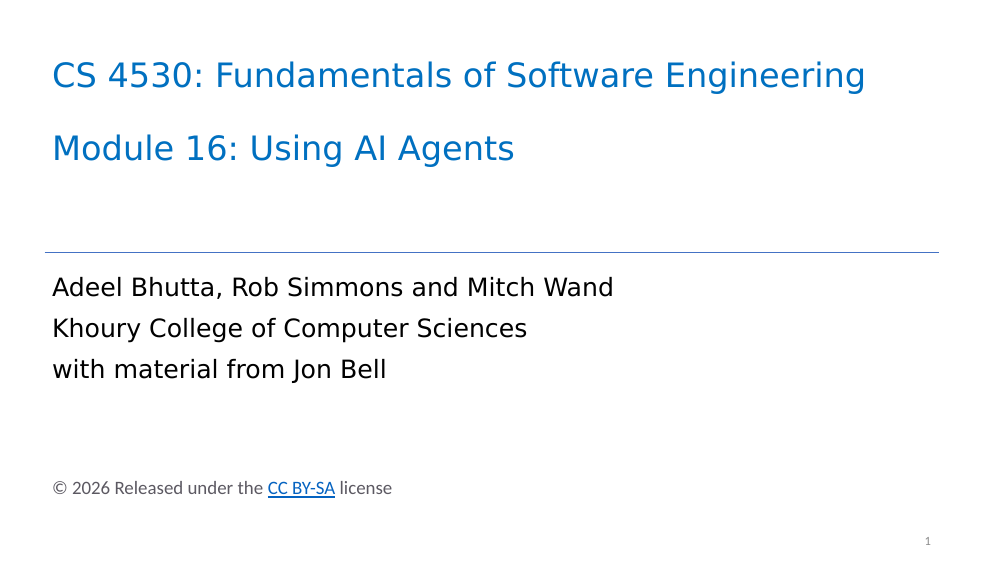
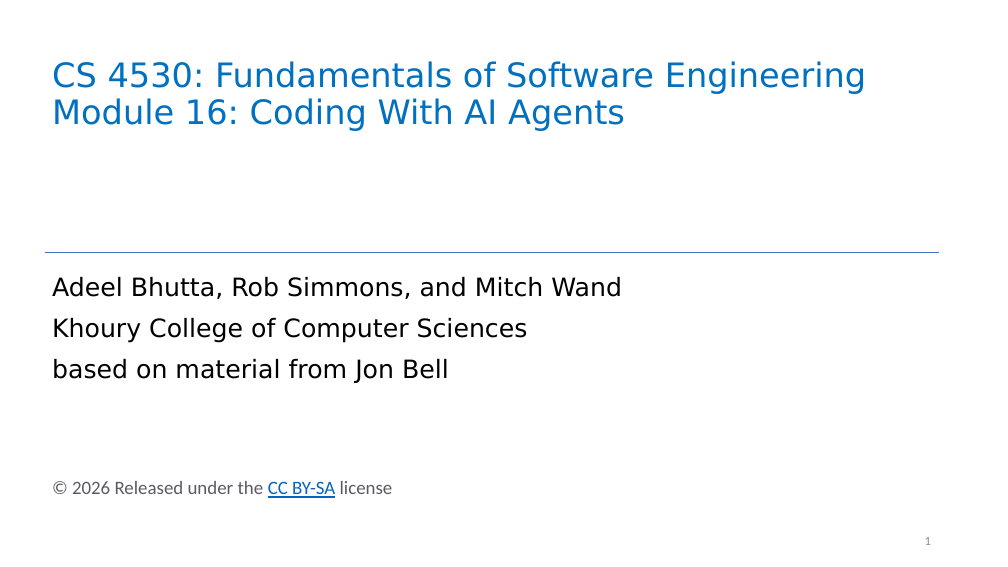
Before and after one commit to neu-se/CS4530-Spring-2026, a slide deck: slide 1 of Slides/Module 16 Using AI Agents.pptx. Drawn at 1008x567 pixels with LibreOffice and Linux fonts; fonts in the diff are those of the drawing. Boxes give left, top, right and bottom in pixels: in the first picture for what was removed or moved away, otherwise in the second. Text is boxed around its words. In the diff, an @@ line names an element or a change of style, - is before the commit and + after.

Commit message:
revised lecture & module page

```diff
--- a/Slides/Module 16 Using AI Agents.pptx
+++ b/Slides/Module 16 Using AI Agents.pptx
@@ title at bbox=[52, 61, 866, 131]: text changed @@
-CS 4530: Fundamentals of Software Engineering
-Module 16: Using AI Agents
+CS 4530: Fundamentals of Software Engineering
+Module 16: Coding With AI Agents
@@ subtitle at bbox=[52, 277, 622, 299]: text changed @@
-Adeel Bhutta, Rob Simmons and Mitch Wand
+Adeel Bhutta, Rob Simmons, and Mitch Wand
@@ subtitle at bbox=[52, 359, 449, 383]: text changed @@
-with material from Jon Bell
+based on material from Jon Bell
```
Also in this commit, not shown: 18 other slides changed, 21 slides added, 18 slides removed, 2 other files.
